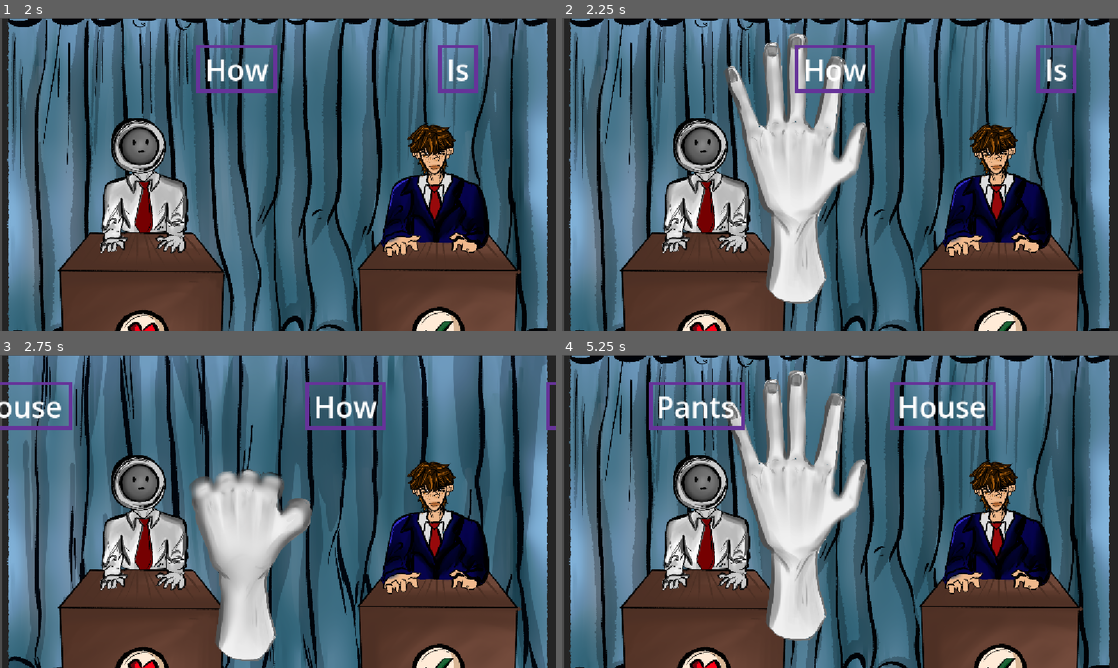
Above: before the commit, frames 1-4 (two rows, left to right).
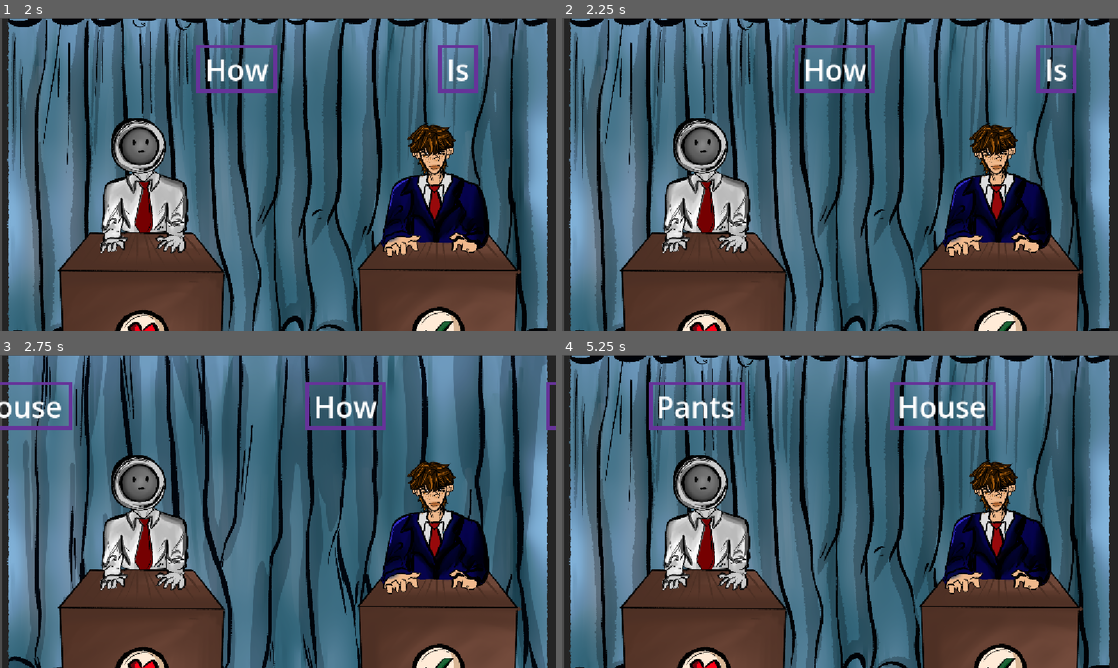
Above: after the commit, the same moments.

Repository: bunnybunnybun/AI-Takeover
Game: Godot game, scene res://scenes/main_menu.tscn
Same seed, same stepped clock (60 frames per second), same inputs: the game is played once before the commit and once after it.
Inputs (mouse positions are in pixels of both pictures, inside the frame that each line leads up to):
- Up to frame 1 (2 s): click "Play" at 0.5 s; tap Enter (ui_accept) at 1.25, 1.52 s; move the mouse to (400, 158) at 1.27 s; hold F (telegraph_button, bound only after the commit) from 1.28 s (still down); click (400, 158) at 1.42 s
- Up to frame 2 (2.25 s): move the mouse to (728, 190) at 2.02 s; release F (telegraph_button, bound only after the commit) at 2.03 s; tap Tab (telegraph_button, bound only before the commit) at 2.1 s; click (728, 190) at 2.17 s
- Up to frame 3 (2.75 s): tap Enter (ui_accept) at 2.27 s
- Up to frame 4 (5.25 s): move the mouse to (895, 442) at 2.77 s; hold F (telegraph_button, bound only after the commit) 2.78-3.53 s; click (895, 442) at 2.92 s; move the mouse to (812, 574) at 3.52 s; tap Tab (telegraph_button, bound only before the commit) at 3.6, 5.1 s; click (812, 574) at 3.67 s; tap Enter (ui_accept) at 3.77, 4.52 s; move the mouse to (1006, 558) at 4.27 s; hold F (telegraph_button, bound only after the commit) 4.28-5.03 s; click (1006, 558) at 4.42 s; move the mouse to (673, 464) at 5.02 s; click (673, 464) at 5.17 s

Frame 1 is identical in both runs. In frame 2, 10% of the frame differs, in the area x 29-55%, y 4-92%; in frame 3, 7.7%; in frame 4, 10%.

Commit message:
delete words after collection

Diff:
--- a/ai-takeover/project.godot
+++ b/ai-takeover/project.godot
@@ -31,8 +31,7 @@
 }
 telegraph_button={
 "deadzone": 0.2,
-"events": [Object(InputEventJoypadButton,"resource_local_to_scene":false,"resource_name":"","device":-1,"button_index":0,"pressure":0.0,"pressed":false,"script":null)
-, Object(InputEventKey,"resource_local_to_scene":false,"resource_name":"","device":-1,"window_id":0,"alt_pressed":false,"shift_pressed":false,"ctrl_pressed":false,"meta_pressed":false,"pressed":false,"keycode":0,"physical_keycode":4194306,"key_label":0,"unicode":0,"location":0,"echo":false,"script":null)
+"events": [Object(InputEventKey,"resource_local_to_scene":false,"resource_name":"","device":-1,"window_id":0,"alt_pressed":false,"shift_pressed":false,"ctrl_pressed":false,"meta_pressed":false,"pressed":false,"keycode":70,"physical_keycode":0,"key_label":0,"unicode":102,"location":0,"echo":false,"script":null)
 ]
 }
 
--- a/ai-takeover/scripts/main.gd
+++ b/ai-takeover/scripts/main.gd
@@ -19,4 +19,5 @@
 
 func _on_word_pushed(word) -> void:
 	word_array.append(word.name)
+	word.queue_free()
 	print(word_array)
Not shown: 1 places in ai-takeover/scenes/river.tscn that only renumber resources
